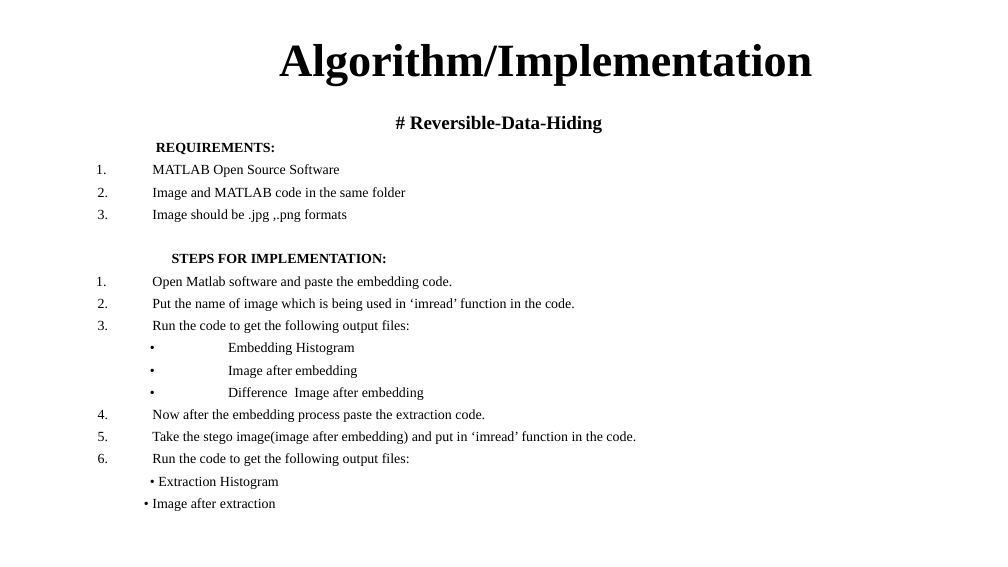
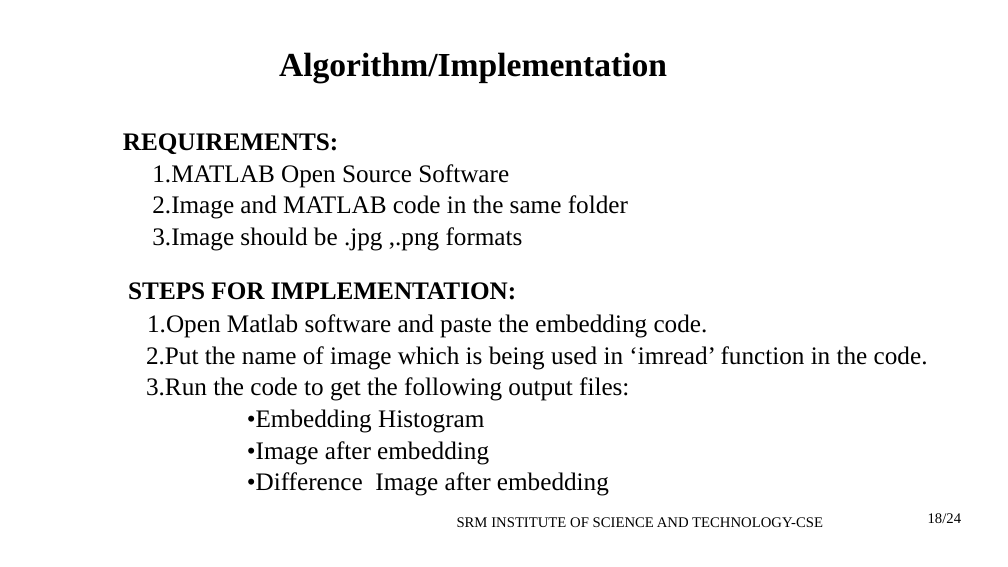
Before and after one commit to akhilmantha/Reverse-Data-Hiding-Using-Histogram-Comparison-And-MPE-Predictors, a slide deck: slide 18 of Research/Presentation/ppt (11) (1).pptx (slide 17 before the commit). Drawn at 1008x567 pixels with LibreOffice and Linux fonts; fonts in the diff are those of the drawing. Boxes give left, top, right and bottom in pixels: in the first picture for what was removed or moved away, otherwise in the second. Text is boxed around its words. In the diff, an @@ line names an element or a change of style, - is before the commit and + after.

```diff
--- a/Research/Presentation/ppt (11) (1).pptx
+++ b/Research/Presentation/ppt (11) (1).pptx
@@ title "Algorithm/Implementation" at (x1=279, y1=52, x2=667, y2=82): size 44 to 32 pt @@
@@ text at (x1=410, y1=115, x2=602, y2=133): paragraph removed @@
-# Reversible-Data-Hiding
@@ text at (x1=123, y1=133, x2=516, y2=300): size 13.3 to 24 pt in "REQUIREMENTS:", "STEPS FOR IMPLEMENTATION:" @@
@@ text at (x1=152, y1=164, x2=628, y2=251): text changed; size 13.3 to 24 pt @@
-1. MATLAB Open Source Software
-2. Image and MATLAB code in the same folder
-3. Image should be .jpg ,.png formats
+1.MATLAB Open Source Software
+2.Image and MATLAB code in the same folder
+3.Image should be .jpg ,.png formats
@@ text at (x1=146, y1=314, x2=928, y2=496): text changed; size 13.3 to 24 pt @@
-1. Open Matlab software and paste the embedding code.
-2. Put the name of image which is being used in ‘imread’ function in the code.
-3. Run the code to get the following output files:
-• Embedding Histogram
-• Image after embedding
-• Difference Image after embedding
-4. Now after the embedding process paste the extraction code.
-5. Take the stego image(image after embedding) and put in ‘imread’ function in the code.
-6. Run the code to get the following output files:
-• Extraction Histogram
-• Image after extraction
+1.Open Matlab software and paste the embedding code.
+2.Put the name of image which is being used in ‘imread’ function in the code.
+3.Run the code to get the following output files:
+•Embedding Histogram
+•Image after embedding
+•Difference Image after embedding
@@ text added at (x1=457, y1=517, x2=823, y2=527), 14 pt, text #000000 @@
+SRM INSTITUTE OF SCIENCE AND TECHNOLOGY-CSE
@@ text added at (x1=928, y1=513, x2=962, y2=523), 14 pt, text #000000 @@
+18/24
```
Also in this commit, not shown: 18 other slides changed, 5 slides added, 3 slides removed.
